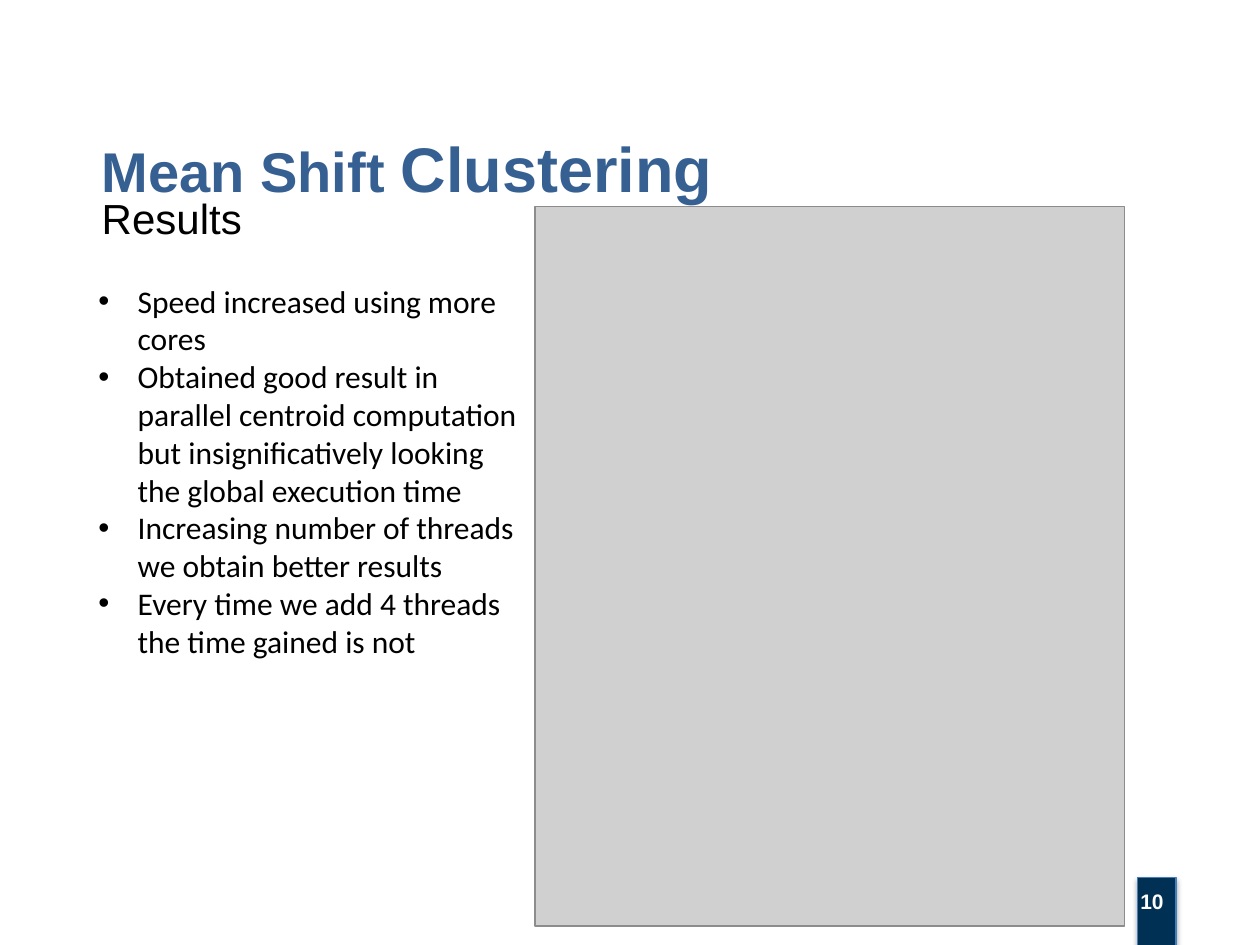
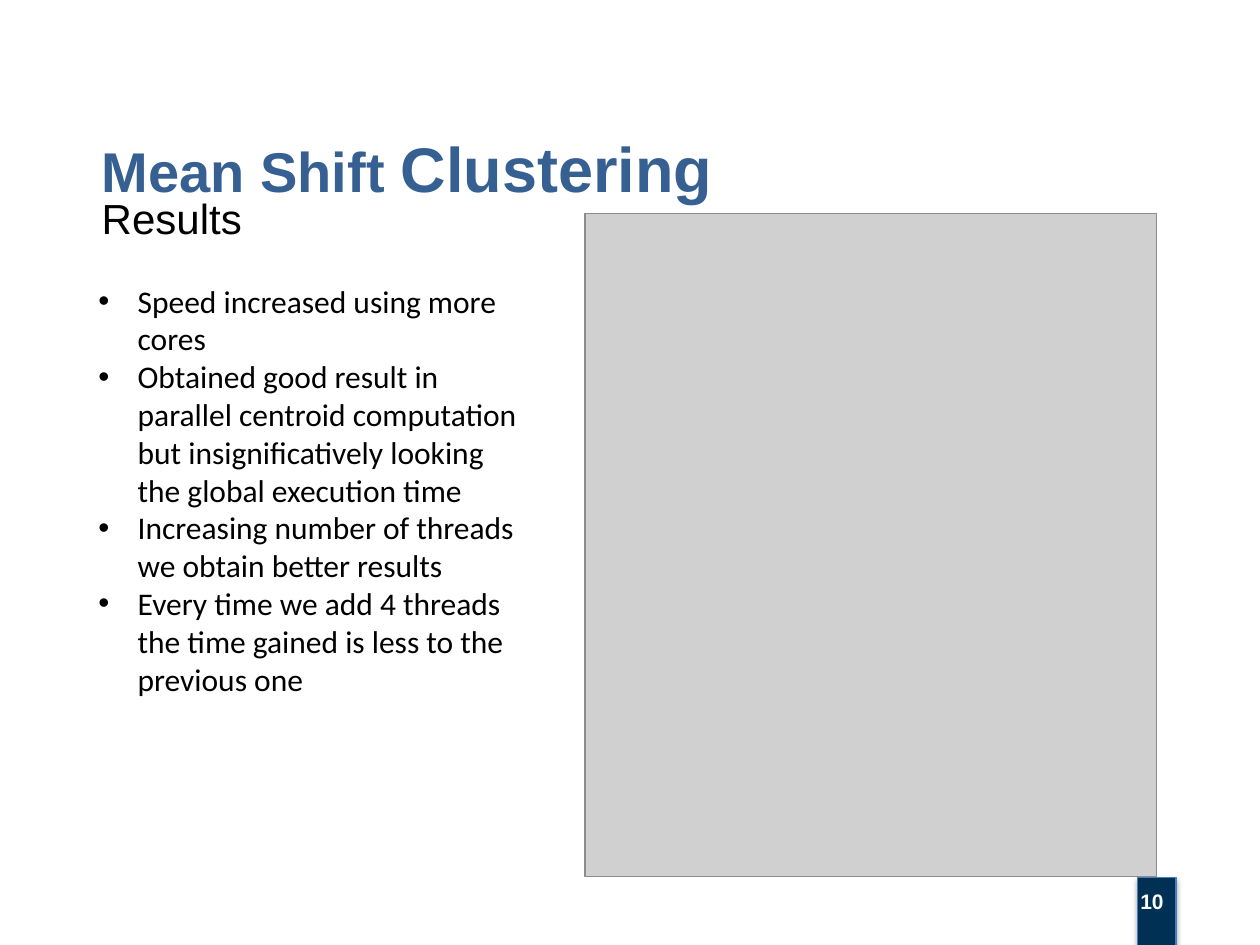
Before and after one commit to villifCoder559/MeanShiftClustering, a slide deck: slide 10 of project_report/mean_shift_clustering_presentation.pptx. Drawn at 1260x945 pixels with LibreOffice and Linux fonts; fonts in the diff are those of the drawing; grey boxes stand for pictures; background and template pictures are left out. Boxes give left, top, right and bottom in pixels: in the first picture for what was removed or moved away, otherwise in the second. Text is boxed around its words. In the diff, an @@ line names an element or a change of style, - is before the commit and + after.

Commit message:
review

```diff
--- a/project_report/mean_shift_clustering_presentation.pptx
+++ b/project_report/mean_shift_clustering_presentation.pptx
@@ picture: place and size @@
-picture at (536,207,1125,926)
+picture at (585,214,1157,877)
@@ text at (138,593,503,696): text changed @@
-• Every time we add 4 threads the time gained is not
+• Every time we add 4 threads the time gained is less to the previous one
```
